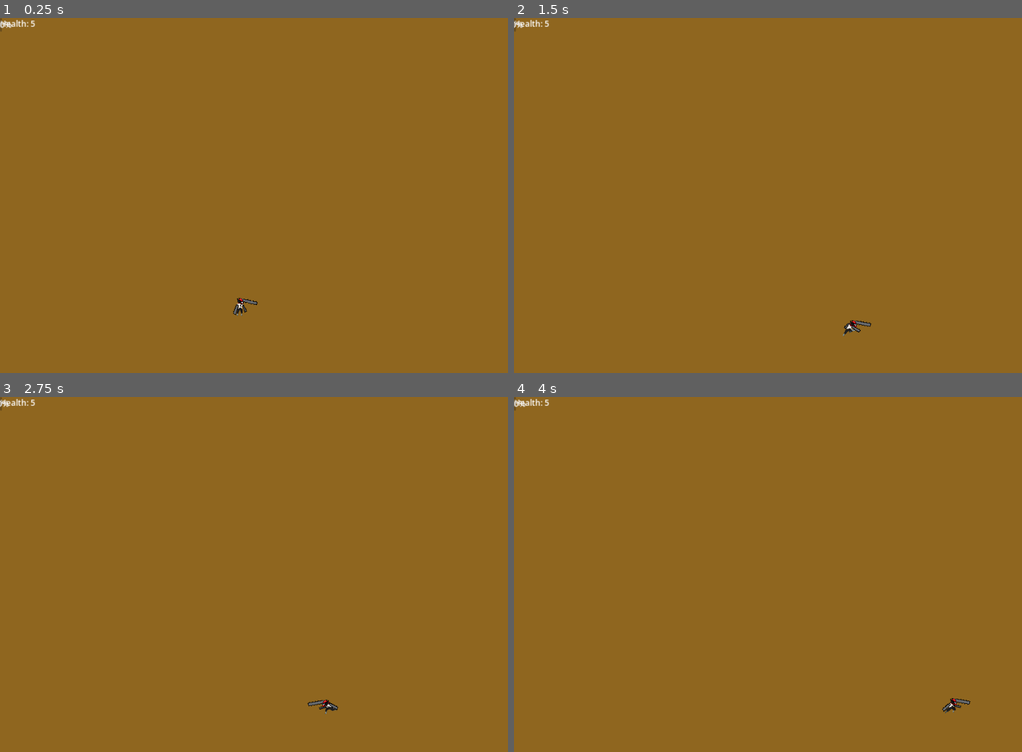
Above: before the commit, frames 1-4 (two rows, left to right).
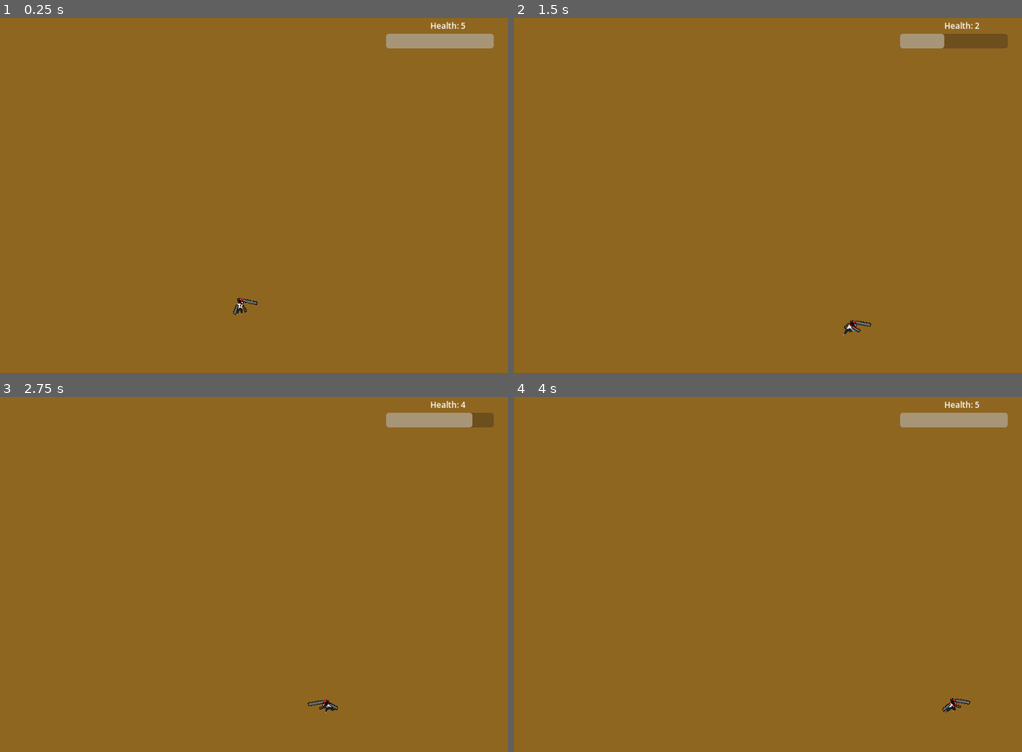
Above: after the commit, the same moments.

Repository: Josiassejod1/ChainSawMan
Game: Godot game, scene res://scenes/Main.tscn
The game is run twice, just before and just after one commit, with the same random seed, the same clock (stepped at 60 frames per second) and the same inputs.
Inputs:
- Up to frame 1 (0.25 s): no input
- Up to frame 2 (1.5 s): tap Enter (ui_accept) at 0.5 s; hold Enter (ui_accept) 0.53-1.28 s; hold Right (ui_right) from 0.53 s (still down); tap Space (space) at 1.35 s
- Up to frame 3 (2.75 s): tap Enter (ui_accept) at 1.52, 1.55, 1.82 s; release Right (ui_right) at 2.03 s; hold Left (ui_left) from 2.03 s (still down); hold Enter (ui_accept) from 2.03 s (still down)
- Up to frame 4 (4 s): release Left (ui_left) at 2.78 s; release Enter (ui_accept) at 2.78 s; hold Right (ui_right) from 2.78 s (still down); tap Space (space) at 2.85 s; tap Enter (ui_accept) at 3.02, 3.05, 3.32 s; hold Enter (ui_accept) from 3.53 s (still down)

The runs differ from the first frame. In frame 1, 1.1% of the frame differs, in the area x 0-98%, y 0-9%; in frame 2, 1.0%; in frame 3, 1.0%; in frame 4, 1.1%.

Commit message:
simple

Diff:
--- a/scenes/Main.tscn
+++ b/scenes/Main.tscn
@@ -25,11 +25,19 @@
 shape = SubResource("RectangleShape2D_o47xe")
 
 [node name="HealthBarLabel" type="Label" parent="."]
-offset_right = 40.0
-offset_bottom = 23.0
+offset_left = 847.0
+offset_top = 4.0
+offset_right = 887.0
+offset_bottom = 27.0
 
 [node name="HealthBarProgress" type="ProgressBar" parent="."]
-offset_right = 4.0
-offset_bottom = 27.0
+anchors_preset = -1
+anchor_left = 0.866
+anchor_right = 0.866
+offset_left = -106.0
+offset_top = 31.0
+offset_right = 106.0
+offset_bottom = 60.0
 max_value = 5.0
 step = 1.0
+show_percentage = false
--- a/scenes/main.gd
+++ b/scenes/main.gd
@@ -19,6 +19,7 @@
 	if health < 0:
 		health = MAX_HEALTH
 	set_health_bar()
+	set_health_label()
 
 func set_health_bar():
 	$HealthBarProgress.value = health
